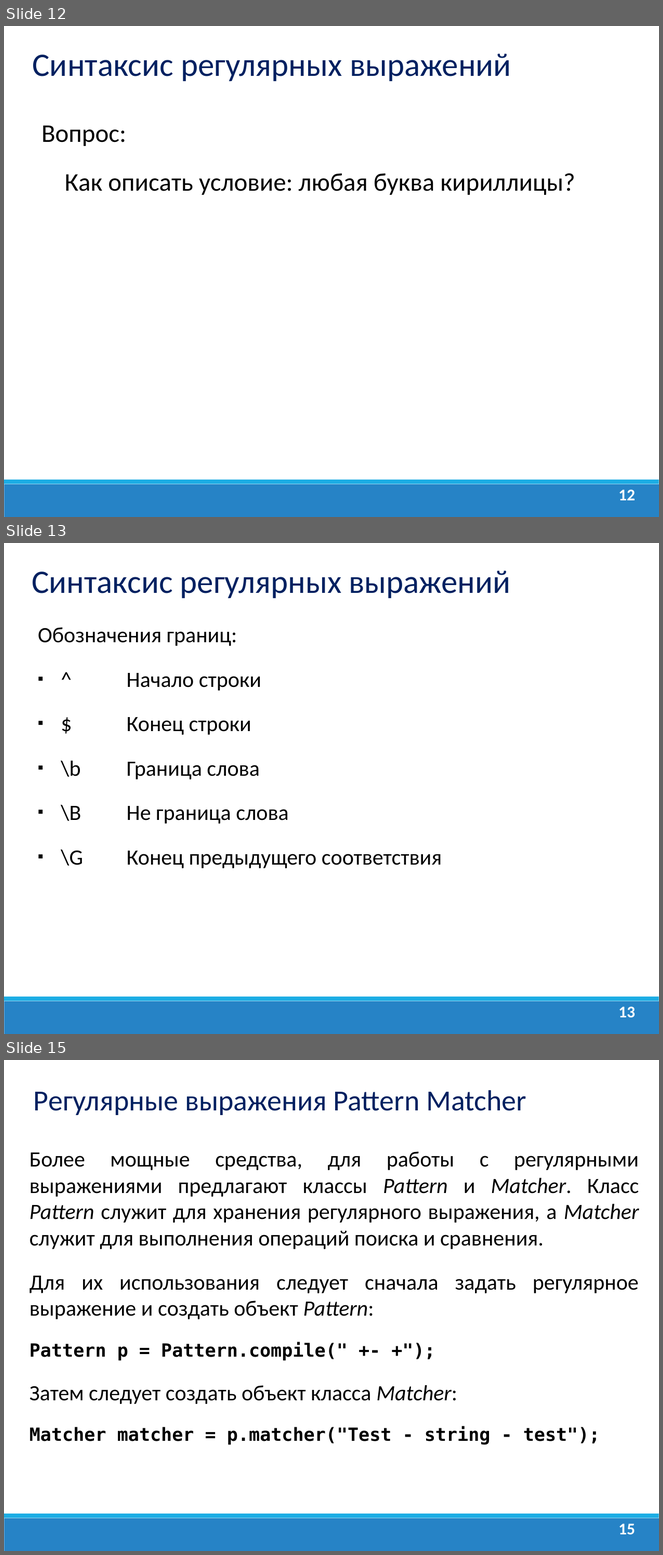
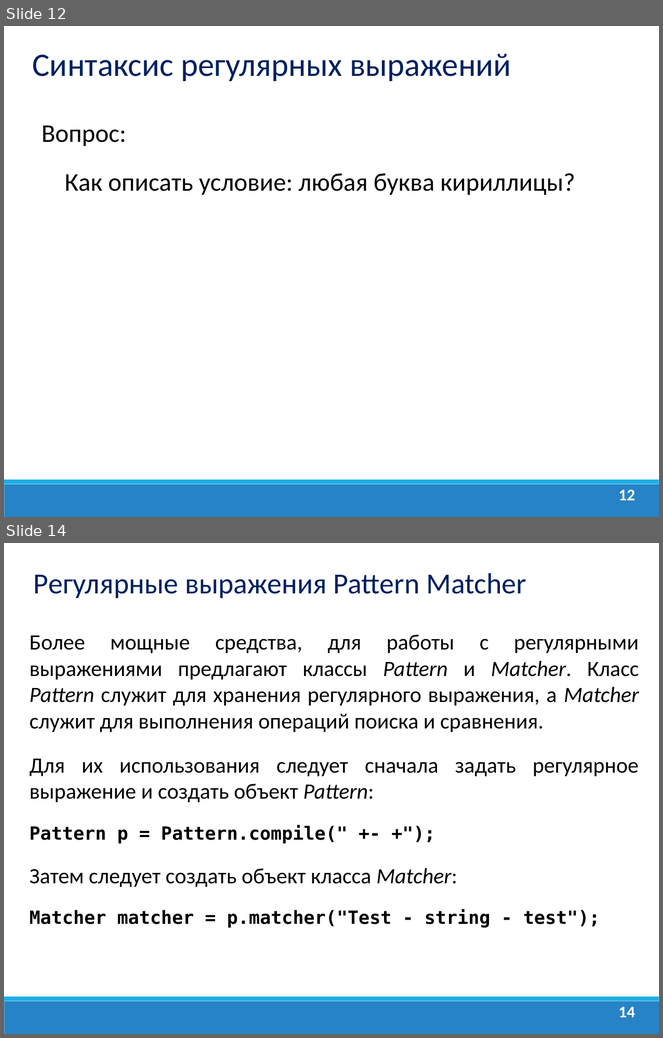
Before and after one commit to dmitry-academy/academy_old, a slide deck: academy/resources/presentations/Java Lection 7. Работа со строками.ppt. Shown one above the other, each under a label of ours: slides 12, 13 and 15 before the commit, slides 12 and 14 after it; the slides between them are not shown. The pictures are 663x1555 and 663x1038 pixels, drawn with LibreOffice and Linux fonts; fonts in the diff are those of the drawing; background and template pictures are left out. Boxes give left, top, right and bottom in pixels: in the first picture for what was removed or moved away, otherwise in the second. Text is boxed around its words. In the diff, an @@ line names an element or a change of style, - is before the commit and + after.

```diff
--- a/academy/resources/presentations/Java Lection 7. Работа со строками.ppt
+++ b/academy/resources/presentations/Java Lection 7. Работа со строками.ppt
@@ slide 13 removed at <box>4,543,659,1034</box>, background #FFFFFF; not listed: 2 template elements that a slide beside it also shows @@
@@ text removed at <box>32,571,511,598</box> @@
-Синтаксис регулярных выражений
@@ text removed at <box>38,627,442,869</box> @@
-Обозначения границ:
-▪ ^ Начало строки
-▪ $ Конец строки
-▪ \b Граница слова
-▪ \B Не граница слова
-▪ \G Конец предыдущего соответствия
@@ page number removed at <box>619,1007,635,1018</box> @@
-13
@@ what was slide 15 is now slide 14 @@
@@ page number at <box>619,1007,635,1018</box>: text changed @@
-15
+14
```
Also in this commit, not shown: 1 slide changed, 24 other files.
